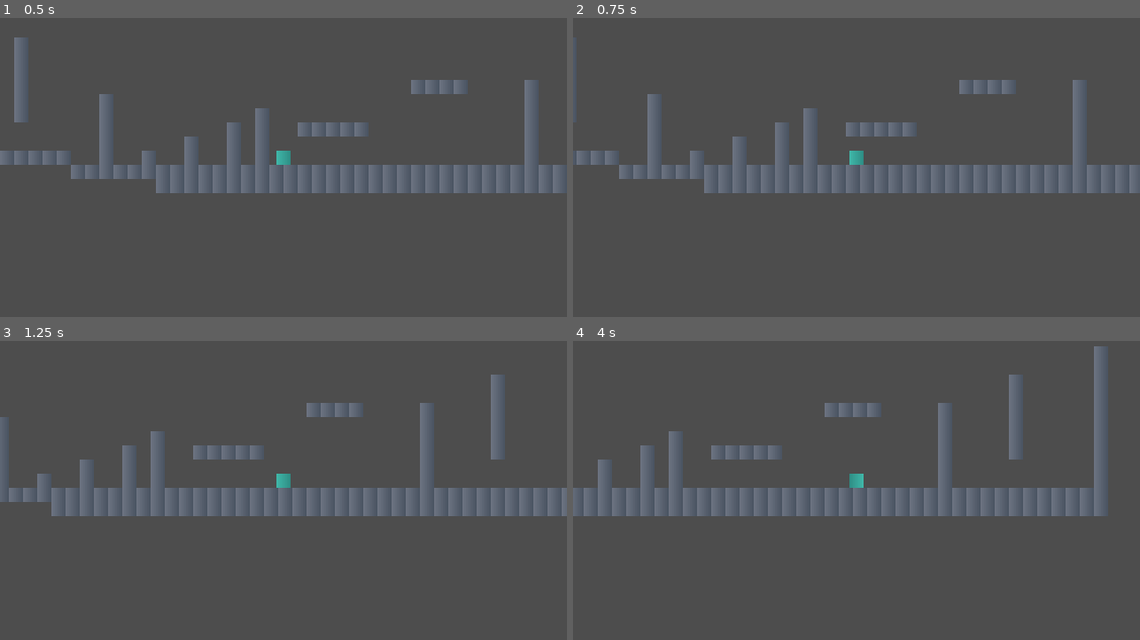
Above: before the commit, frames 1-4 (two rows, left to right).
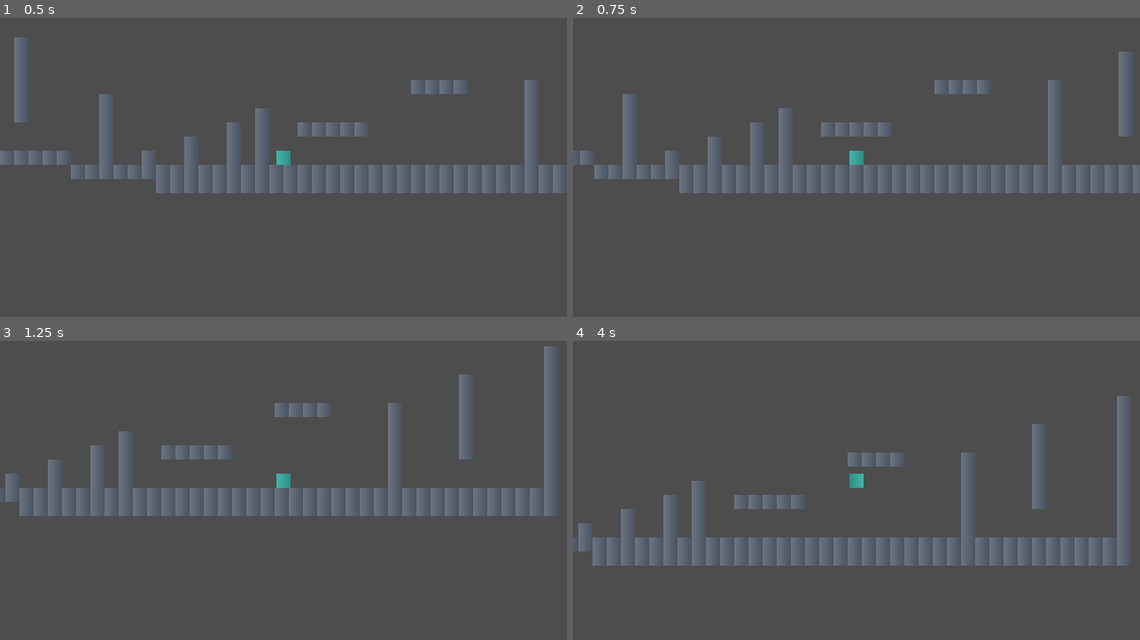
Above: after the commit, the same moments.

Repository: xxiiping/game-2d
Game: Godot game, scene res://scenes/levels/level_01.tscn
Same seed, same stepped clock (60 frames per second), same inputs: the game is played once before the commit and once after it.
Inputs (mouse positions are in pixels of both pictures, inside the frame that each line leads up to):
- Up to frame 1 (0.5 s): no input
- Up to frame 2 (0.75 s): tap Enter at 0.5 s; move the mouse to (981, 140) at 0.52 s; hold D (move_right) from 0.53 s (still down); tap Shift (dash, bound only after the commit) at 0.6 s; click (981, 140) at 0.67 s
- Up to frame 3 (1.25 s): keep holding D (move_right); tap Space (jump, bound only after the commit) at 0.77 s
- Up to frame 4 (4 s): release D (move_right) at 1.25 s; drag from (743, 496) to (828, 544) at 1.27 s; tap Space (jump, bound only after the commit) at 2, 3.77 s; move the mouse to (913, 409) at 2.02 s; hold D (move_right) 2.03-2.75 s; tap Shift (dash, bound only after the commit) at 2.1, 3.6 s; drag from (828, 544) to (686, 433) at 2.77 s; tap Enter at 3.5 s; move the mouse to (1026, 529) at 3.52 s; hold A (move_left) from 3.53 s (still down)

Frame 1 is identical in both runs. In frame 2, 8.2% of the frame differs, in the area x 0-99%, y 6-59%; in frame 3, 8.9%; in frame 4, 22%, in the area x 0-99%, y 1-76%.

Commit message:
清理输入映射，同步编辑器内存与配置文件
- 移除 jump 的 Z 键和 dash 的 J 键冗余绑定
- jump 仅保留 Space（键盘）+ ×/Cross（手柄）
- dash 仅保留 Shift（键盘）+ ○/Circle + R1（手柄）
- 使用 MCP remove_action + add_action 确保编辑器内存与 project.godot 一致
- 移动保持 WASD + 左摇杆/十字键不变

Co-Authored-By: Claude <noreply@anthropic.com>

Diff:
--- a/project.godot
+++ b/project.godot
@@ -64,15 +64,15 @@
 }
 jump={
 "deadzone": 0.2,
-"events": [Object(InputEventJoypadButton,"resource_local_to_scene":false,"resource_name":"","device":0,"button_index":0,"pressure":0.0,"pressed":false,"script":null)
-, Object(InputEventKey,"resource_local_to_scene":false,"resource_name":"","device":16,"window_id":0,"alt_pressed":false,"shift_pressed":false,"ctrl_pressed":false,"meta_pressed":false,"pressed":false,"keycode":90,"physical_keycode":0,"key_label":0,"unicode":0,"location":0,"echo":false,"script":null)
+"events": [Object(InputEventKey,"resource_local_to_scene":false,"resource_name":"","device":16,"window_id":0,"alt_pressed":false,"shift_pressed":false,"ctrl_pressed":false,"meta_pressed":false,"pressed":false,"keycode":32,"physical_keycode":0,"key_label":0,"unicode":0,"location":0,"echo":false,"script":null)
+, Object(InputEventJoypadButton,"resource_local_to_scene":false,"resource_name":"","device":0,"button_index":0,"pressure":0.0,"pressed":false,"script":null)
 ]
 }
 dash={
 "deadzone": 0.2,
-"events": [Object(InputEventJoypadButton,"resource_local_to_scene":false,"resource_name":"","device":0,"button_index":1,"pressure":0.0,"pressed":false,"script":null)
+"events": [Object(InputEventKey,"resource_local_to_scene":false,"resource_name":"","device":16,"window_id":0,"alt_pressed":false,"shift_pressed":false,"ctrl_pressed":false,"meta_pressed":false,"pressed":false,"keycode":4194325,"physical_keycode":0,"key_label":0,"unicode":0,"location":0,"echo":false,"script":null)
+, Object(InputEventJoypadButton,"resource_local_to_scene":false,"resource_name":"","device":0,"button_index":1,"pressure":0.0,"pressed":false,"script":null)
 , Object(InputEventJoypadButton,"resource_local_to_scene":false,"resource_name":"","device":0,"button_index":5,"pressure":0.0,"pressed":false,"script":null)
-, Object(InputEventKey,"resource_local_to_scene":false,"resource_name":"","device":16,"window_id":0,"alt_pressed":false,"shift_pressed":false,"ctrl_pressed":false,"meta_pressed":false,"pressed":false,"keycode":74,"physical_keycode":0,"key_label":0,"unicode":0,"location":0,"echo":false,"script":null)
 ]
 }
 
